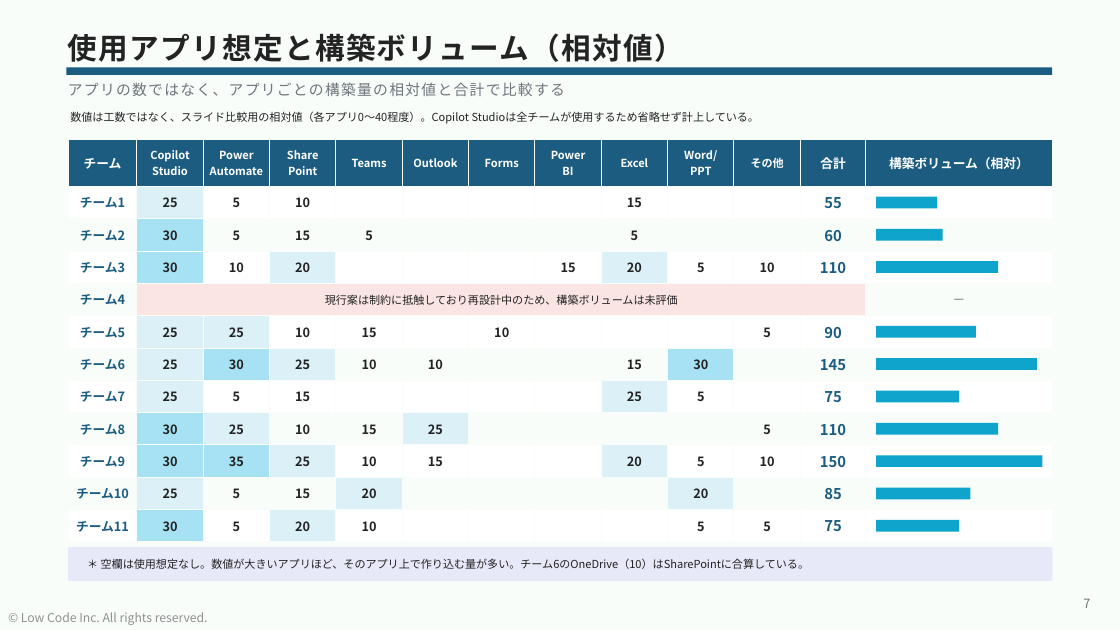
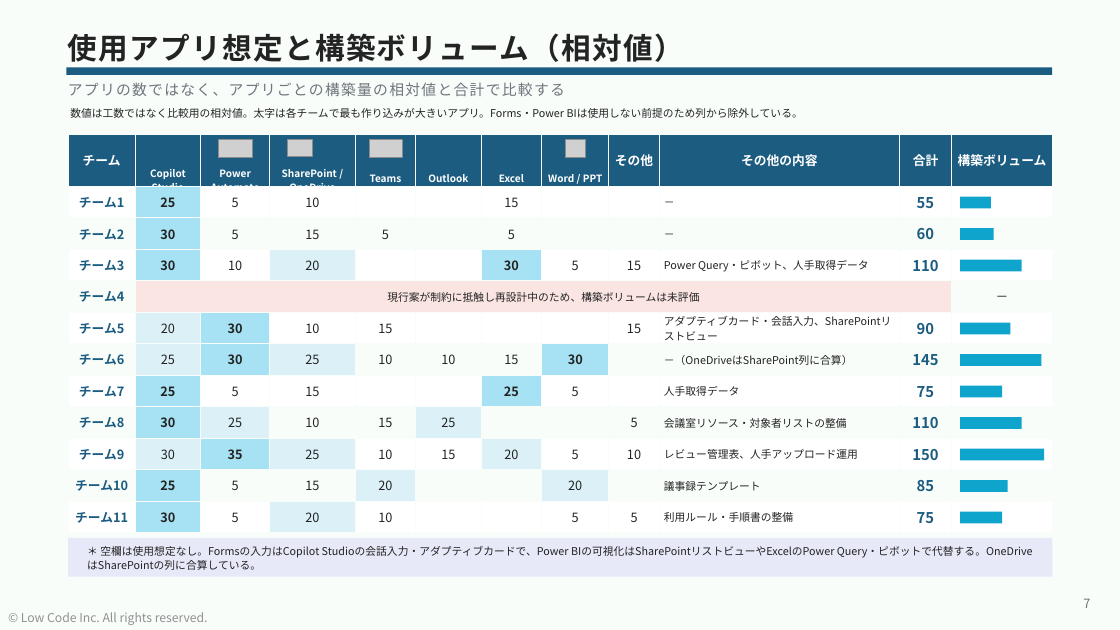
Before and after one commit to takuyanakamura881awc-beep/awc-naka881-repo, a slide deck: slide 7 of reports/CopilotStudio_ハッカソン_事前相談会②_状況報告_20260729.pptx. Drawn at 1120x630 pixels with LibreOffice and Linux fonts; fonts in the diff are those of the drawing; grey boxes stand for pictures; background and template pictures are left out. Boxes give left, top, right and bottom in pixels: in the first picture for what was removed or moved away, otherwise in the second. Text is boxed around its words. In the diff, an @@ line names an element or a change of style, - is before the commit and + after.

```diff
--- a/reports/CopilotStudio_ハッカソン_事前相談会②_状況報告_20260729.pptx
+++ b/reports/CopilotStudio_ハッカソン_事前相談会②_状況報告_20260729.pptx
@@ text at bbox=[70, 108, 803, 118]: text changed; size 9.5 to 9.2 pt @@
-数値は工数ではなく、スライド比較用の相対値（各アプリ0〜40程度）。Copilot Studioは全チームが使用するため省略せず計上している。
+数値は工数ではなく比較用の相対値。太字は各チームで最も作り込みが大きいアプリ。Forms・Power BIは使用しない前提のため列から除外している。
@@ table at bbox=[68, 134, 1053, 534] @@
-column 2: Copilot / Studio | 25 | 30 | 30 | 現行案は制約に抵触しており再設計中のため、構築ボリュームは未評価 | 25 | 25 | 25 | 30 | 30 | 25 | 30
+column 2: Copilot Studio | 25 | 30 | 30 | 現行案が制約に抵触し再設計中のため、構築ボリュームは未評価 | 20 | 25 | 25 | 30 | 30 | 25 | 30
-column 3, row 1: Power / Automate
+column 3, row 1: Power Automate
-column 3, row 6: 25
+column 3, row 6: 30
-column 4, row 1: Share / Point
+column 4, row 1: SharePoint / OneDrive
-column 7: Forms |  |  |  |  | 10 |  |  |  |  |  | 
-column 8: Power / BI |  |  | 15 |  |  |  |  |  |  |  | 
-column 9: Excel | 15 | 5 | 20 |  |  | 15 | 25 |  | 20 |  | 
-column 10: Word/ / PPT |  |  | 5 |  |  | 30 | 5 |  | 5 | 20 | 5
-column 11: その他 |  |  | 10 |  | 5 |  |  | 5 | 10 |  | 5
+column 7: Excel | 15 | 5 | 30 |  |  | 15 | 25 |  | 20 |  | 
+column 8: Word / PPT |  |  | 5 |  |  | 30 | 5 |  | 5 | 20 | 5
+column 9: その他 |  |  | 15 |  | 15 |  |  | 5 | 10 |  | 5
+column 10: その他の内容 | － | － | Power Query・ピボット、人手取得データ |  | アダプティブカード・会話入力、SharePointリストビュー | －（OneDriveはSharePoint列に合算） | 人手取得データ | 会議室リソース・対象者リストの整備 | レビュー管理表、人手アップロード運用 | 議事録テンプレート | 利用ルール・手順書の整備
-column 12, row 1: 構築ボリューム（相対）
+column 12, row 1: 構築ボリューム
@@ table: place and size @@
-table at bbox=[68, 139, 1053, 542]
+table at bbox=[68, 134, 1053, 534]
@@ picture added at bbox=[218, 139, 252, 158] @@
@@ picture added at bbox=[287, 139, 313, 156] @@
@@ picture added at bbox=[369, 139, 402, 158] @@
@@ picture added at bbox=[565, 139, 586, 158] @@
@@ rectangle: place and size @@
-rectangle at bbox=[876, 487, 970, 499]
+rectangle at bbox=[960, 197, 991, 208]
@@ rectangle: place and size @@
-rectangle at bbox=[876, 520, 960, 532]
+rectangle at bbox=[960, 228, 994, 239]
@@ rectangle removed at bbox=[876, 261, 998, 273] @@
@@ rectangle: place and size @@
-rectangle at bbox=[876, 229, 943, 241]
+rectangle at bbox=[960, 260, 1022, 271]
@@ rectangle: place and size @@
-rectangle at bbox=[876, 326, 976, 338]
+rectangle at bbox=[960, 323, 1011, 334]
@@ rectangle: place and size @@
-rectangle at bbox=[876, 391, 960, 402]
+rectangle at bbox=[960, 354, 1042, 365]
@@ rectangle: place and size @@
-rectangle at bbox=[876, 358, 1037, 370]
+rectangle at bbox=[960, 386, 1002, 397]
@@ rectangle: place and size @@
-rectangle at bbox=[876, 423, 998, 435]
+rectangle at bbox=[960, 417, 1022, 429]
@@ rectangle: place and size @@
-rectangle at bbox=[876, 455, 1043, 467]
+rectangle at bbox=[960, 449, 1044, 460]
@@ rectangle: place and size @@
-rectangle at bbox=[876, 197, 938, 208]
+rectangle at bbox=[960, 480, 1008, 492]
@@ rectangle: place and size @@
-rectangle at bbox=[68, 547, 1053, 581]
+rectangle at bbox=[68, 539, 1053, 577]
@@ rectangle added at bbox=[960, 512, 1002, 523], fill #0FA4CC @@
@@ text at bbox=[87, 546, 1033, 570]: text changed; size 9.5 to 9.2 pt @@
-＊ 空欄は使用想定なし。数値が大きいアプリほど、そのアプリ上で作り込む量が多い。チーム6のOneDrive（10）はSharePointに合算している。
+＊ 空欄は使用想定なし。Formsの入力はCopilot Studioの会話入力・アダプティブカードで、Power BIの可視化はSharePointリストビューやExcelのPower Query・ピボットで代替する。OneDriveはSharePointの列に合算している。
```
Also in this commit, not shown: 17 other slides changed, 1 other file.
